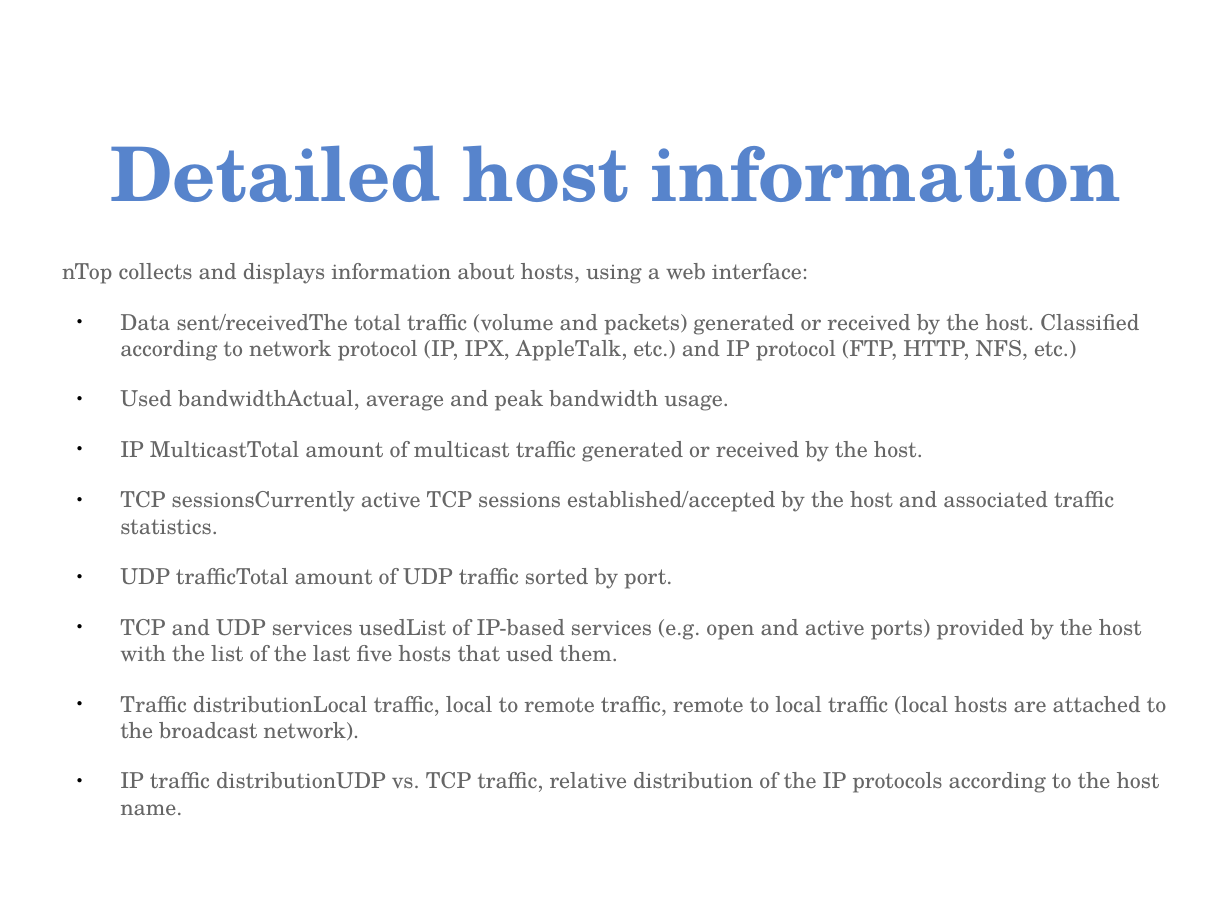
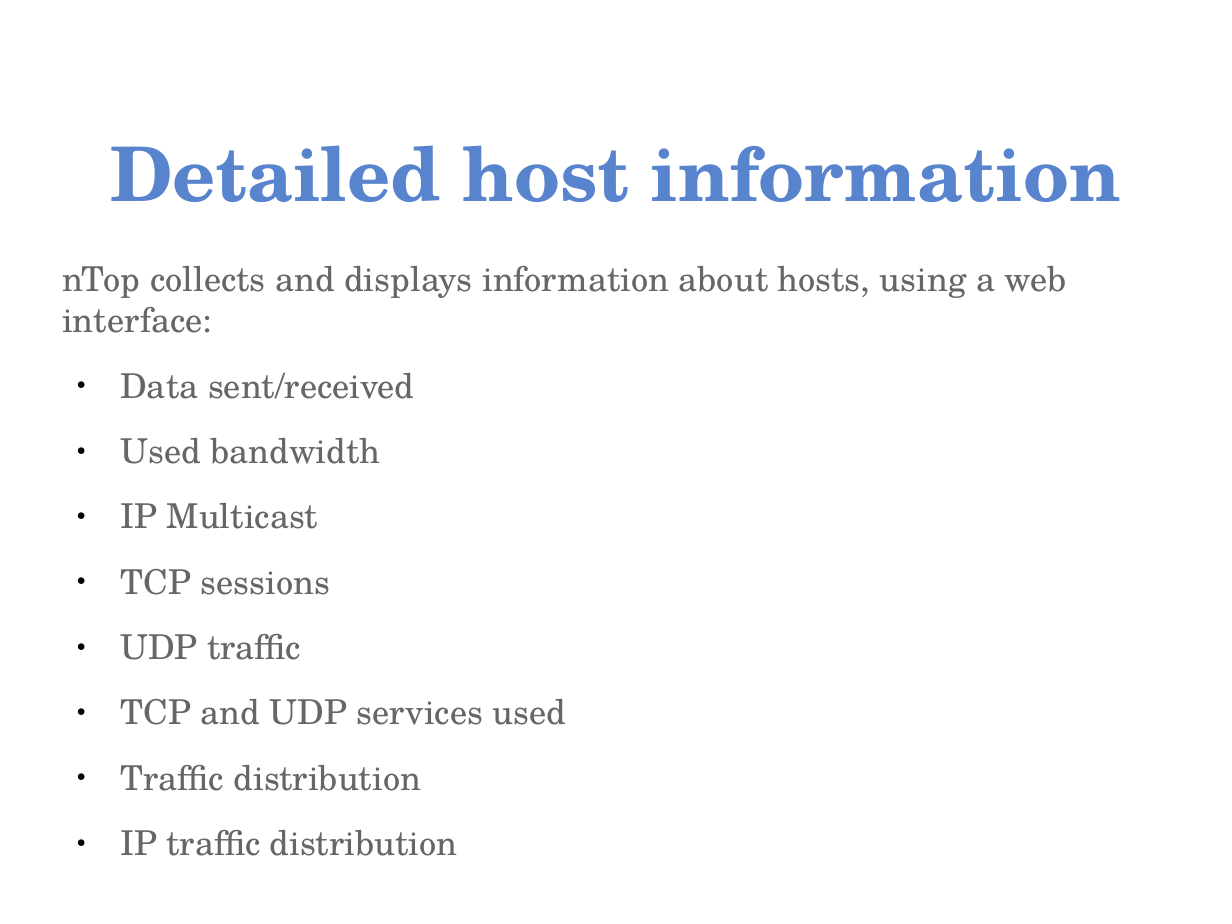
Before and after one commit to aptivate/inaspmaterials, a slide deck: slide 31 of generated/Network_Management/Unit_7_Network_Monitoring/Unit_7_Presentation.rst.odp. Drawn at 1232x924 pixels with LibreOffice and Linux fonts; fonts in the diff are those of the drawing; background and template pictures are left out. Boxes give left, top, right and bottom in pixels: in the first picture for what was removed or moved away, otherwise in the second. Text is boxed around its words. In the diff, an @@ line names an element or a change of style, - is before the commit and + after.

Commit message:
Update with latest generated docs.

```diff
--- a/generated/Network_Management/Unit_7_Network_Monitoring/Unit_7_Presentation.rst.odp
+++ b/generated/Network_Management/Unit_7_Network_Monitoring/Unit_7_Presentation.rst.odp
@@ text at [62, 266, 1067, 333]: size 12.8 to 20 pt in "nTop collects and displays information about hosts, ..." @@
@@ text at [120, 373, 567, 791]: text changed; size 12.8 to 20 pt @@
-● Data sent/receivedThe total traffic (volume and packets) generated or received by the host. Classified according to network protocol (IP, IPX, AppleTalk, etc.) and IP protocol (FTP, HTTP, NFS, etc.)
-● Used bandwidthActual, average and peak bandwidth usage.
-● IP MulticastTotal amount of multicast traffic generated or received by the host.
-● TCP sessionsCurrently active TCP sessions established/accepted by the host and associated traffic statistics.
-● UDP trafficTotal amount of UDP traffic sorted by port.
-● TCP and UDP services usedList of IP-based services (e.g. open and active ports) provided by the host with the list of the last five hosts that used them.
-● Traffic distributionLocal traffic, local to remote traffic, remote to local traffic (local hosts are attached to the broadcast network).
-● IP traffic distributionUDP vs. TCP traffic, relative distribution of the IP protocols according to the host name.
+● Data sent/received
+● Used bandwidth
+● IP Multicast
+● TCP sessions
+● UDP traffic
+● TCP and UDP services used
+● Traffic distribution
+● IP traffic distribution
```
Also in this commit, not shown: 4 other slides changed, 35 other files.
